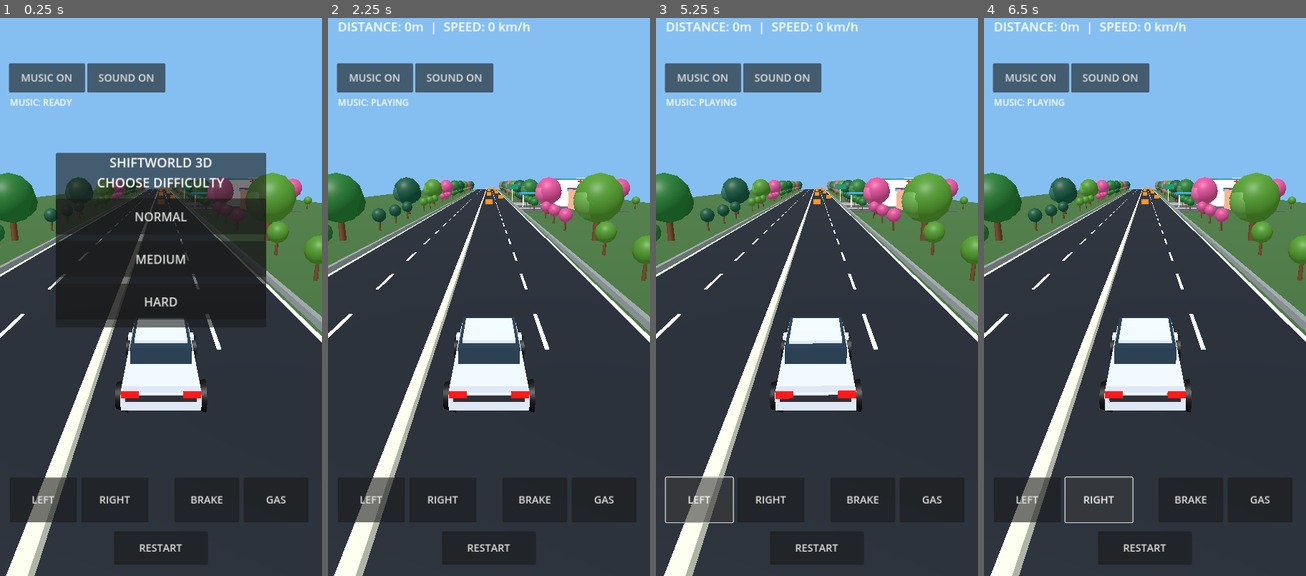
Above: before the commit, frames 1-4 (left to right).
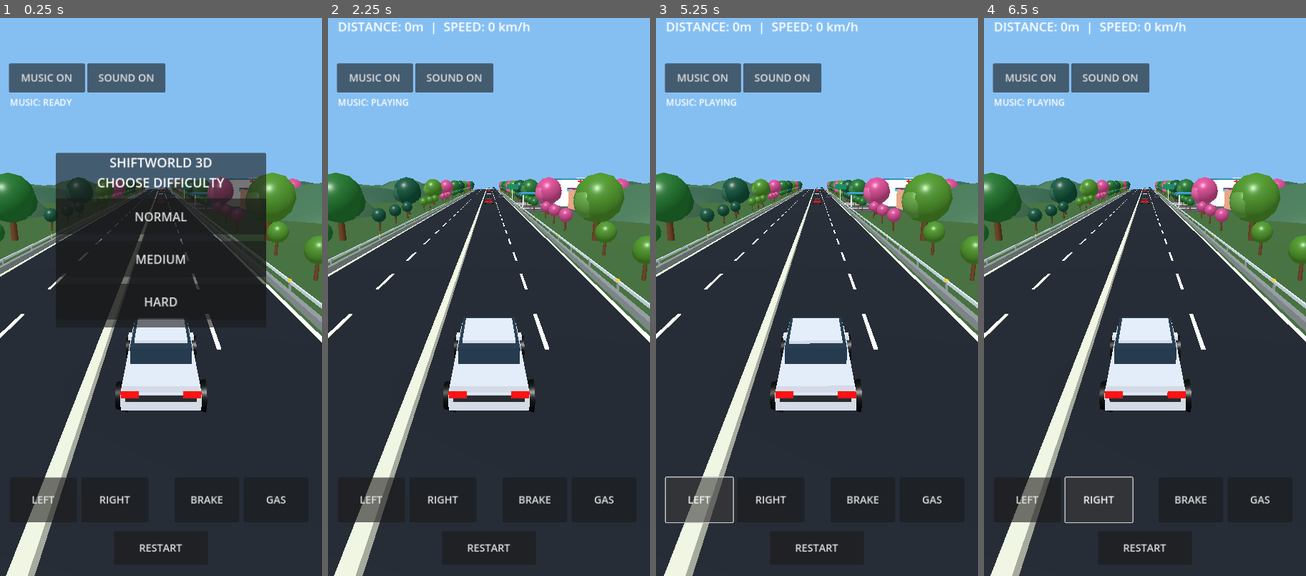
Above: after the commit, the same moments.

Repository: Mehedi13Wp/shiftworld-3d-
Game: Godot game, scene res://scenes/main.tscn
Same seed, same stepped clock (60 frames per second), same inputs: the game is played once before the commit and once after it.
Inputs:
- Up to frame 1 (0.25 s): no input
- Up to frame 2 (2.25 s): click "NORMAL" at 0.5 s; click "RESTART" at 1.25 s; click "NORMAL" at 2 s
- Up to frame 3 (5.25 s): click "RESTART" at 2.75 s; click "RESTART" at 3.5 s; click "MEDIUM" at 4.25 s; click "LEFT" at 5 s
- Up to frame 4 (6.5 s): click "RIGHT" at 5.75 s

The runs differ from the first frame. In frame 1, 1.0% of the frame differs, in the area x 0-100%, y 29-68%; in frame 2, 1.2%; in frame 3, 1.2%, in the area x 0-100%, y 29-71%; in frame 4, 1.2%.

Commit message:
Visual pass: replace orange blocks with sedan traffic, add highway guardrails reflectors and green hills

Diff:
--- a/scripts/game.gd
+++ b/scripts/game.gd
@@ -34,9 +34,11 @@
 var sound_button: Button
 var menu_panel: PanelContainer
 var car_paint := Color(0.70, 0.73, 0.77)
+var traffic_colors := [Color(0.64, 0.07, 0.08), Color(0.12, 0.23, 0.35), Color(0.83, 0.84, 0.85), Color(0.14, 0.16, 0.19)]
 
 func _ready() -> void:
 	_create_environment()
+	_roadside_details()
 	_create_car()
 	_create_ui()
 	_create_audio()
@@ -46,7 +48,8 @@
 func _material(color: Color) -> StandardMaterial3D:
 	var mat := StandardMaterial3D.new()
 	mat.albedo_color = color
-	mat.roughness = 0.55
+	mat.roughness = 0.42
+	mat.metallic = 0.12
 	return mat
 
 func _box(parent: Node3D, pos: Vector3, size: Vector3, color: Color) -> MeshInstance3D:
@@ -143,6 +146,41 @@
 			var offset := 1.5 if big else 0.0
 			_tree(segment, side * (11.2 + offset), big, int(i / 4 + (0 if side < 0.0 else 2)) % 4)
 		roadside.append(segment)
+
+func _roadside_details() -> void:
+	# Repeating crash barriers, reflectors and a distant layered mountain skyline.
+	for side in [-1.0, 1.0]:
+		_box(self, Vector3(side * 9.0, 0.23, -145.0), Vector3(0.11, 0.16, ROAD_LENGTH), Color(0.68, 0.73, 0.76))
+		for i in range(55):
+			var z := 12.0 - float(i) * 6.0
+			_box(self, Vector3(side * 9.0, -0.10, z), Vector3(0.12, 0.78, 0.13), Color(0.45, 0.49, 0.51))
+			if i % 3 == 0:
+				_box(self, Vector3(side * 8.95, 0.32, z), Vector3(0.16, 0.12, 0.22), Color(0.97, 0.69, 0.18))
+		for i in range(18):
+			var z := -float(i) * 19.0
+			var hill := MeshInstance3D.new()
+			var mesh := SphereMesh.new()
+			mesh.radius = 12.0 + float(i % 4) * 3.0
+			mesh.height = 14.0 + float(i % 5) * 2.0
+			mesh.radial_segments = 12
+			mesh.rings = 6
+			hill.mesh = mesh
+			hill.position = Vector3(side * (38.0 + float(i % 3) * 12.0), -4.0, z)
+			hill.material_override = _material(Color(0.18, 0.32, 0.25) if i % 2 == 0 else Color(0.22, 0.37, 0.27))
+			add_child(hill)
+
+func _traffic_vehicle(parent: Node3D, paint: Color) -> void:
+	# Replaces arcade orange cubes with traffic silhouettes.
+	_box(parent, Vector3(0, -0.10, 0), Vector3(1.68, 0.46, 3.65), paint)
+	_box(parent, Vector3(0, 0.28, -0.15), Vector3(1.43, 0.56, 1.85), Color(0.10, 0.16, 0.20))
+	_box(parent, Vector3(0, 0.58, -0.15), Vector3(1.32, 0.08, 1.48), paint.lightened(0.12))
+	for x in [-0.60, 0.60]:
+		_box(parent, Vector3(x, 0.02, 1.85), Vector3(0.34, 0.13, 0.07), Color(0.92, 0.09, 0.06))
+		_box(parent, Vector3(x, 0.02, -1.86), Vector3(0.34, 0.13, 0.07), Color(0.94, 0.91, 0.76))
+	for x in [-0.90, 0.90]:
+		for z in [-1.15, 1.15]:
+			var tire := _cylinder(parent, Vector3(x, -0.37, z), 0.22, 0.35, Color(0.04, 0.04, 0.05))
+			tire.rotation_degrees.z = 90
 
 func _sign(parent: Node3D, pos: Vector3, size: Vector3, color: Color) -> void:
 	_box(parent, pos, size, color)
@@ -227,8 +265,8 @@
 	for i in range(8):
 		var obstacle := Node3D.new()
 		add_child(obstacle)
-		obstacle.position = Vector3(2.0 if i % 2 == 0 else 6.0, 0.65, -85.0 - float(i) * 34.0)
-		_box(obstacle, Vector3.ZERO, Vector3(1.7, 1.3, 1.5), Color(1.0, 0.46, 0.06))
+		obstacle.position = Vector3(2.0 if i % 2 == 0 else 6.0, 0.75, -85.0 - float(i) * 34.0)
+		_traffic_vehicle(obstacle, traffic_colors[i % traffic_colors.size()])
 		obstacles.append(obstacle)
 
 func _button(parent: Control, title: String, pos: Vector2, dimensions: Vector2) -> Button:
@@ -394,7 +432,7 @@
 	distance += speed * delta
 	# This milestone still uses scrolling scenery; full world-space driving comes next.
 	car.position.x = clamp(car.position.x + steering * (1.65 + speed * 0.08) * delta, 1.1, 6.9)
-	car.rotation.z = lerp(car.rotation.z, -steering * 0.09, min(delta * 6.0, 1.0))
+	car.rotation.z = lerp(car.rotation.z, -steering * 0.045, min(delta * 6.0, 1.0))
 	camera.position.x = lerp(camera.position.x, car.position.x, min(delta * 3.0, 1.0))
 	for wheel in wheels:
 		wheel.rotate_x(speed * delta * 1.7)
@@ -415,7 +453,7 @@
 		if obstacle.position.z > 14.0:
 			obstacle.position.z -= 300.0
 			obstacle.position.x = 2.0 if randi() % 2 == 0 else 6.0
-		if abs(obstacle.position.z - car.position.z) < 1.8 and abs(obstacle.position.x - car.position.x) < 1.65:
+		if abs(obstacle.position.z - car.position.z) < 3.3 and abs(obstacle.position.x - car.position.x) < 1.65:
 			crashed = true
 			status_label.text = "CRASH!\nTRY AGAIN"
 	score_label.text = "DISTANCE: %dm  |  SPEED: %d km/h" % [int(distance), int(speed * 3.6)]
